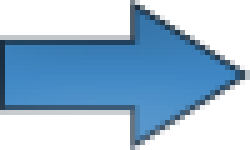
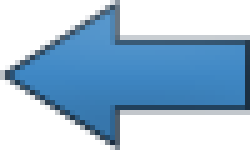
Two versions of the same layered image (w=250, h=150). Layer-by-layer changes:
added layer "Left-Arrow-Down" above "Left-Arrow-Up" over [0, 0, 250, 150]
renamed "Arrow-Down" to "Right-Arrow-Down", hid it, painted on it over [0, 0, 250, 150]
